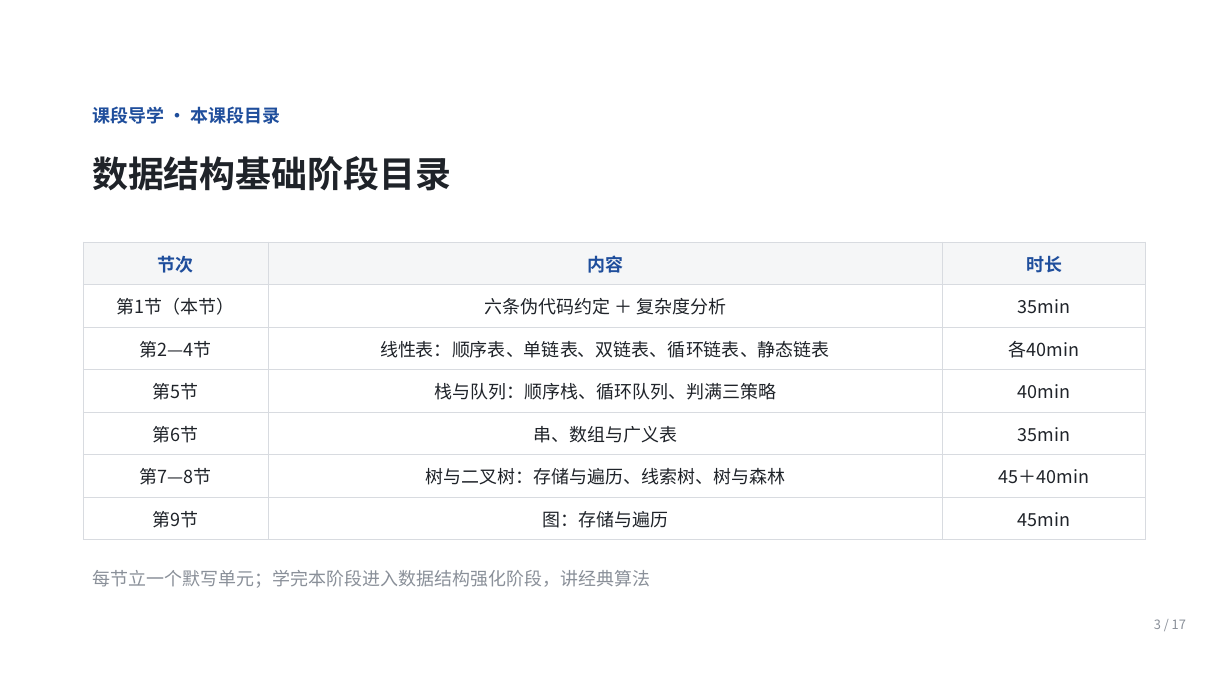
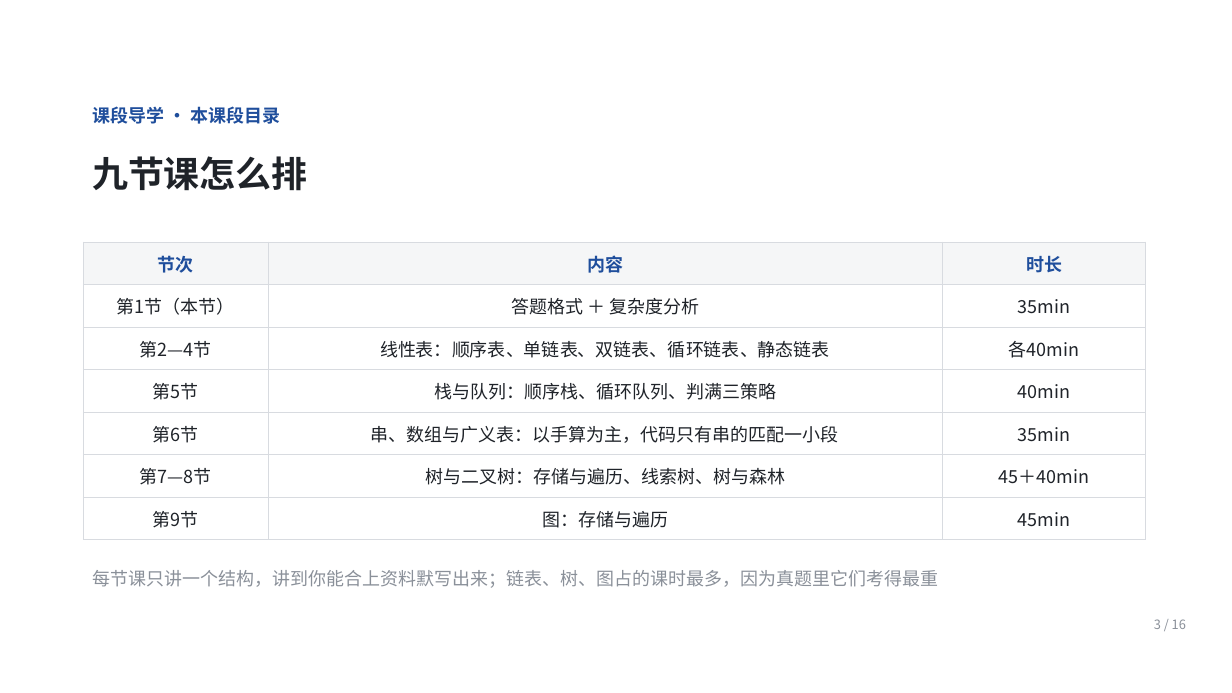
Before and after one commit to Ctrl1CandV/SpecialtyCourses, a slide deck: slide 3 of 课件/C2/C2-A-01/C2-A-01.pptx. Drawn at 1232x693 pixels with LibreOffice and Linux fonts; fonts in the diff are those of the drawing; background and template pictures are left out. Boxes give left, top, right and bottom in pixels: in the first picture for what was removed or moved away, otherwise in the second. Text is boxed around its words. In the diff, an @@ line names an element or a change of style, - is before the commit and + after.

```diff
--- a/课件/C2/C2-A-01/C2-A-01.pptx
+++ b/课件/C2/C2-A-01/C2-A-01.pptx
@@ text at (x1=92, y1=156, x2=307, y2=191): text changed @@
-数据结构基础阶段目录
+九节课怎么排
@@ table at (x1=83, y1=242, x2=1146, y2=532) @@
-row 2, column 2: 六条伪代码约定 ＋ 复杂度分析
+row 2, column 2: 答题格式 ＋ 复杂度分析
-row 5, column 2: 串、数组与广义表
+row 5, column 2: 串、数组与广义表：以手算为主，代码只有串的匹配一小段
@@ text at (x1=92, y1=570, x2=938, y2=588): text changed @@
-每节立一个默写单元；学完本阶段进入数据结构强化阶段，讲经典算法
+每节课只讲一个结构，讲到你能合上资料默写出来；链表、树、图占的课时最多，因为真题里它们考得最重
@@ text at (x1=1154, y1=619, x2=1186, y2=629): text changed @@
-3 / 17
+3 / 16
```
Also in this commit, not shown: 9 other slides changed, 6 slides added, 7 slides removed, 5 other files.
